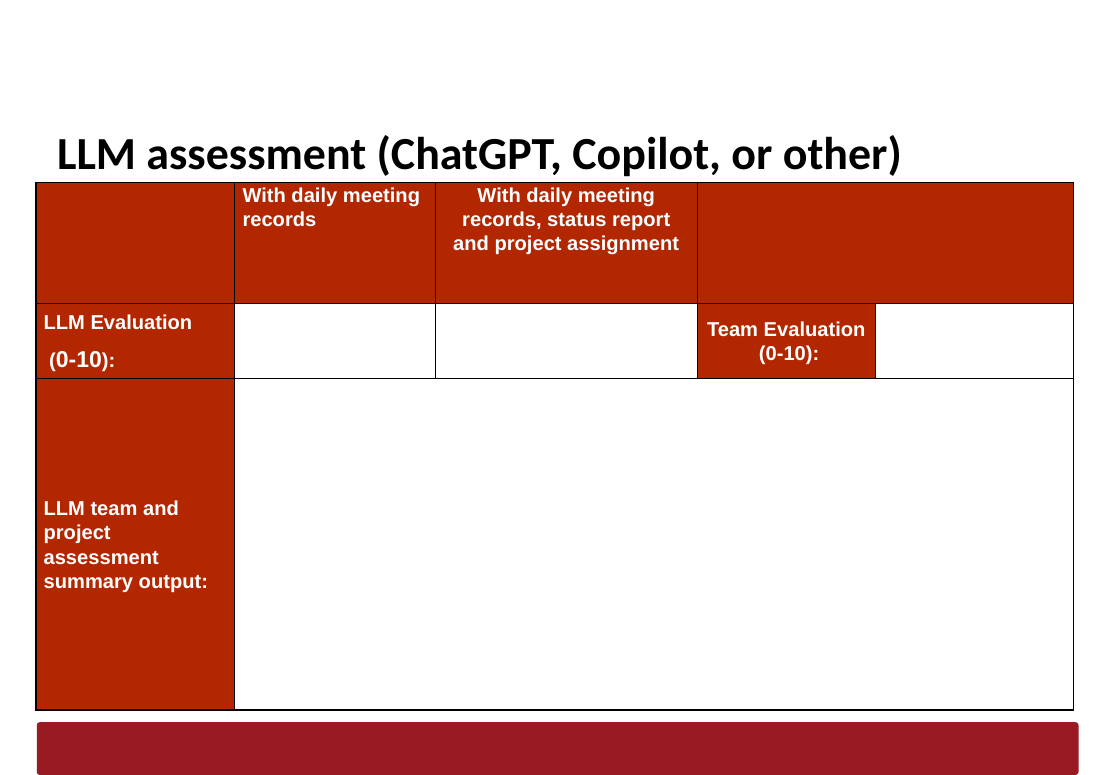
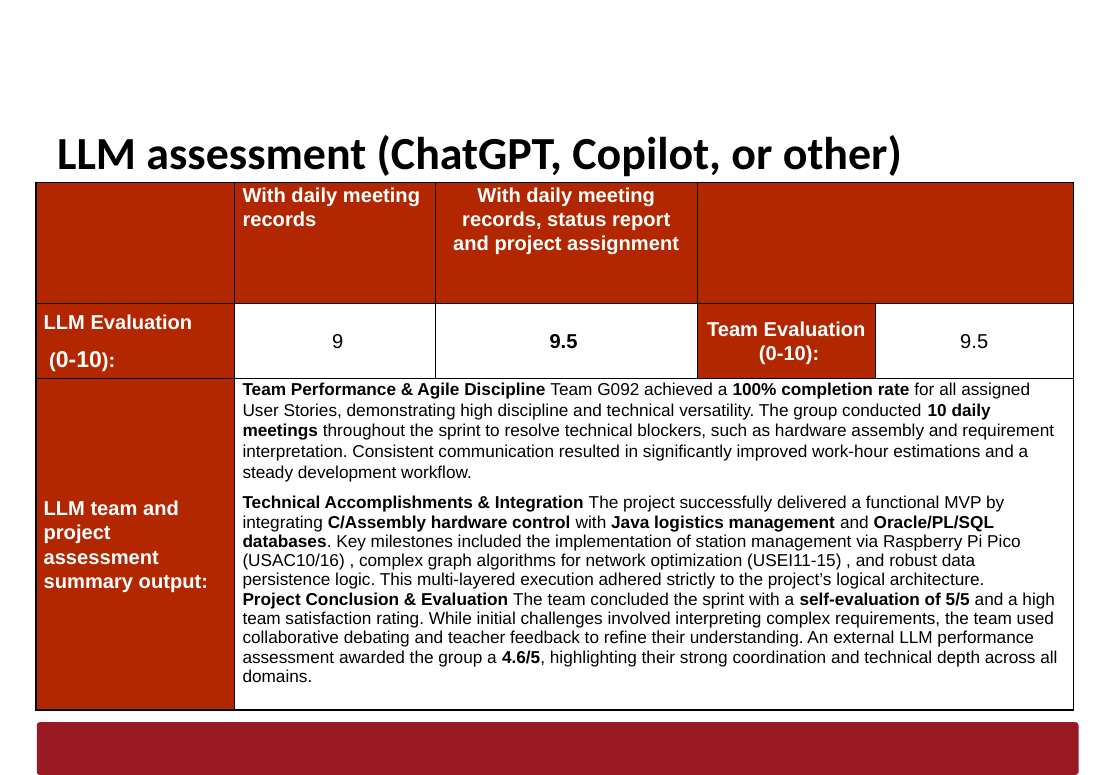
Before and after one commit to AfonsoMachado1892/Logistics-on-Rails, a slide deck: slide 12 of Scrum/sprint3/Report/LAPR3-Report-Sprint3_G092.pptx. Drawn at 1120x775 pixels with LibreOffice and Linux fonts; fonts in the diff are those of the drawing; background and template pictures are left out. Boxes give left, top, right and bottom in pixels: in the first picture for what was removed or moved away, otherwise in the second. Text is boxed around its words. In the diff, an @@ line names an element or a change of style, - is before the commit and + after.

Commit message:
[PROJECT REPORT]: Finished Report

```diff
--- a/Scrum/sprint3/Report/LAPR3-Report-Sprint3_G092.pptx
+++ b/Scrum/sprint3/Report/LAPR3-Report-Sprint3_G092.pptx
@@ table at [36, 182, 1072, 728] @@
-row 2: LLM Evaluation / (0-10): |  |  | Team Evaluation / (0-10): | 
+row 2: LLM Evaluation / (0-10): | 9 | 9.5 | Team Evaluation / (0-10): | 9.5
-row 3, column 2: 
+row 3, column 2: Team Performance & Agile Discipline Team G092 achieved a 100% completion rate for all assigned User Stories, demonstrating high discipline and technical versatility. The group conducted 10 daily meetings throughout the sprint to resolve technical blockers, such as hardware assembly and requirement interpretation. Consistent communication resulted in significantly improved work-hour estimations and a steady development workflow. / Technical Accomplishments & Integration The project successfully delivered a functional MVP by integrating C/Assembly hardware control with Java logistics management and Oracle/PL/SQL databases. Key milestones included the implementation of station management via Raspberry Pi Pico (USAC10/16) , complex graph algorithms for network optimization (USEI11-15) , and robust data persistence logic. This multi-layered execution adhered strictly to the project’s logical architecture. / Project Conclusion & Evaluation The team concluded the sprint with a self-evaluation of 5/5 and a high team satisfaction rating. While initial challenges involved interpreting complex requirements, the team used collaborative debating and teacher feedback to refine their understanding. An external LLM performance assessment awarded the group a 4.6/5, highlighting their strong coordination and technical depth across all domains.
```
Also in this commit, not shown: 4 other slides changed.
